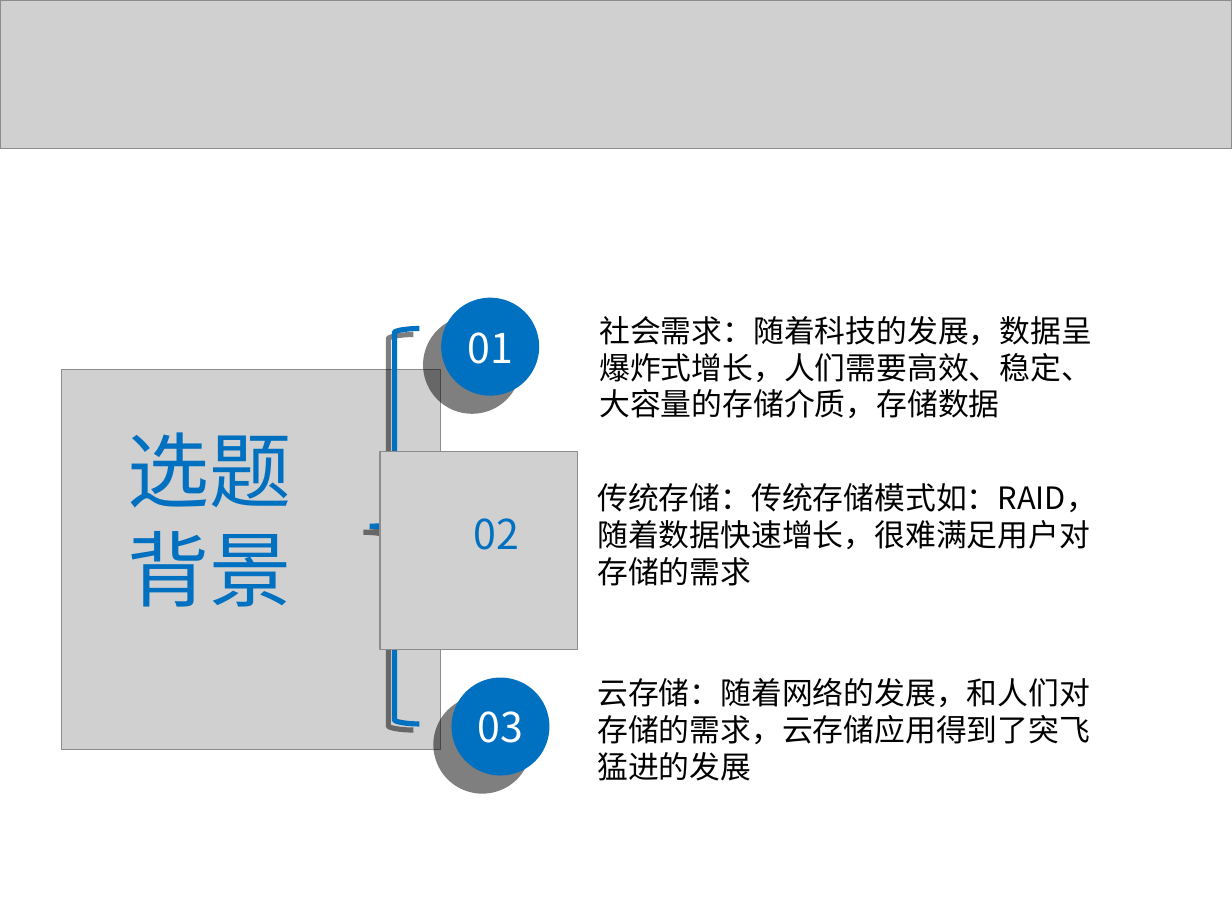
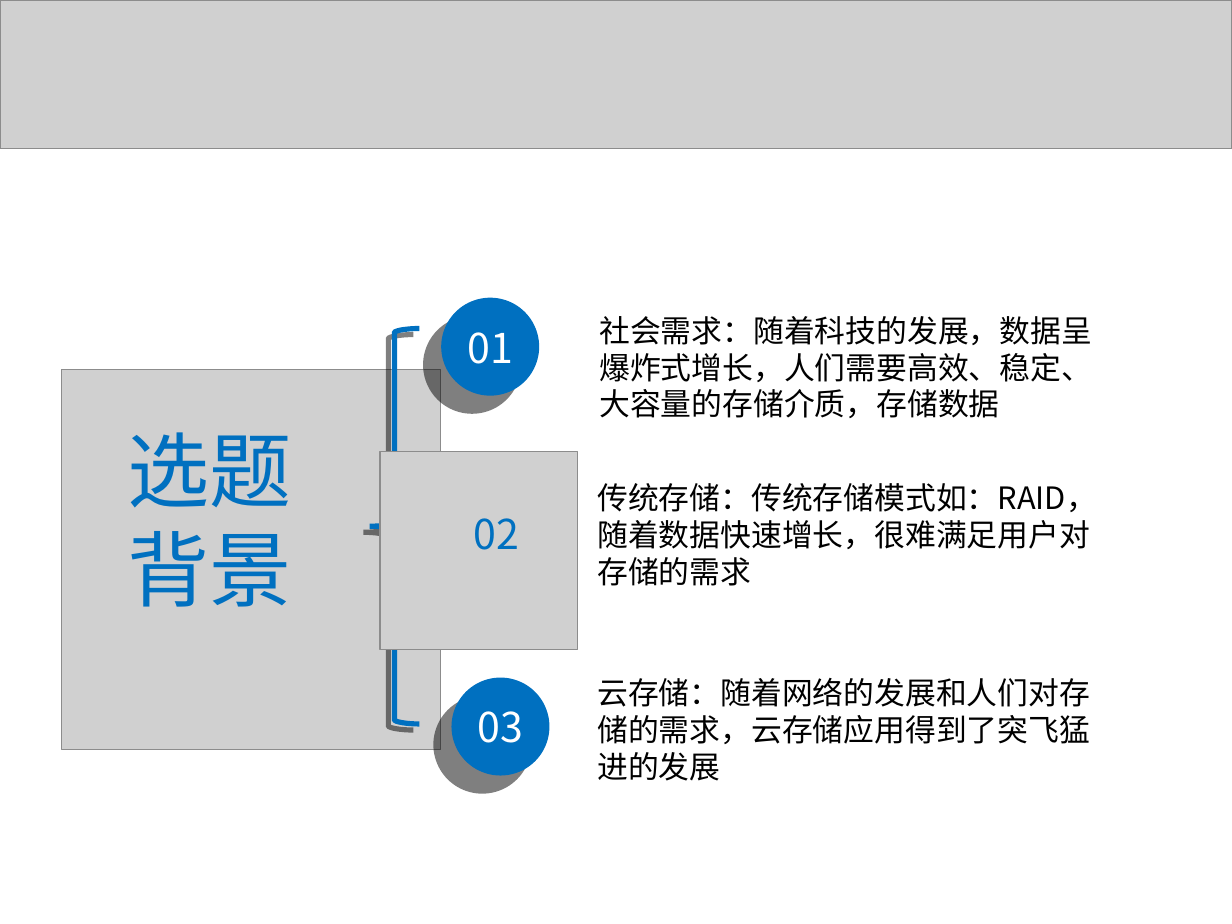
Before and after one commit to liaoliaoanxiao/mediumRepy, a slide deck: slide 4 of 论文/SA14226355孙君伟答辩.ppt. Drawn at 1232x924 pixels with LibreOffice and Linux fonts; fonts in the diff are those of the drawing; grey boxes stand for pictures. Boxes give left, top, right and bottom in pixels: in the first picture for what was removed or moved away, otherwise in the second. Text is boxed around its words. In the diff, an @@ line names an element or a change of style, - is before the commit and + after.

```diff
--- a/论文/SA14226355孙君伟答辩.ppt
+++ b/论文/SA14226355孙君伟答辩.ppt
@@ text at [597,678,1090,781]: text changed @@
-云存储：随着网络的发展，和人们对存储的需求，云存储应用得到了突飞猛进的发展
+云存储：随着网络的发展和人们对存储的需求，云存储应用得到了突飞猛进的发展
```
Also in this commit, not shown: 4 other slides changed, 13 slides added, 17 slides removed, 1 other file.
